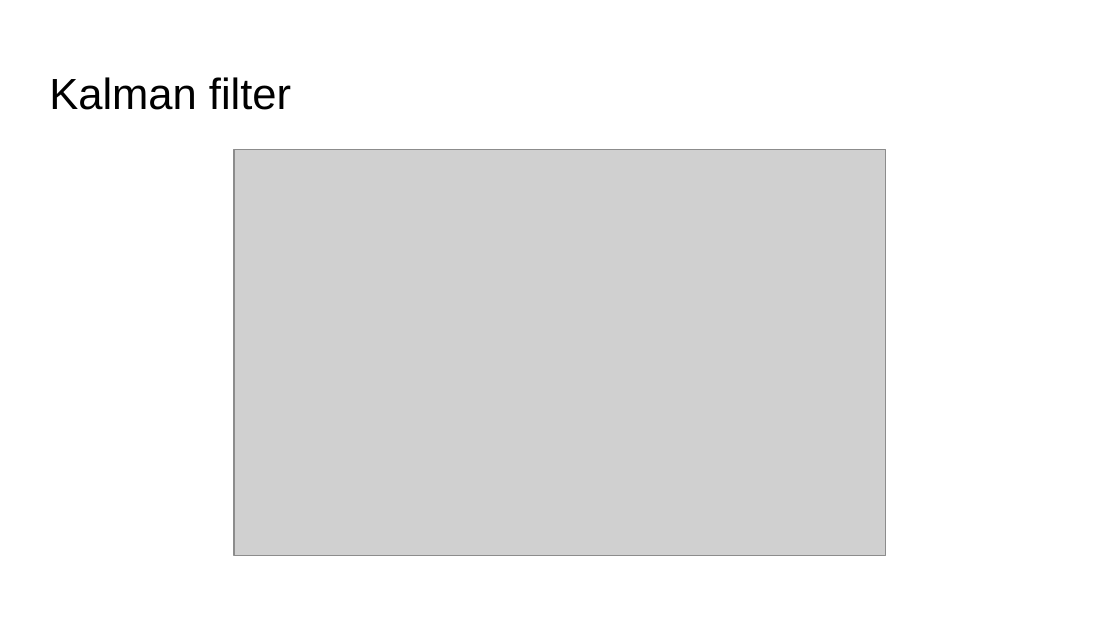
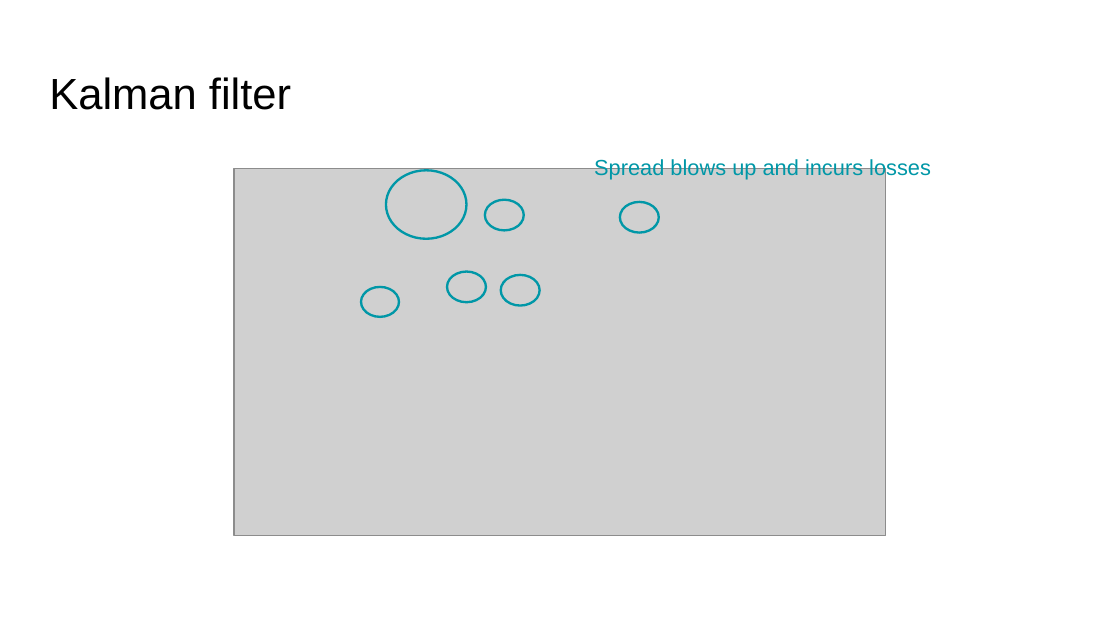
Before and after one commit to thtang/Pair-trading, a slide deck: slide 24 of Pair trading for Currencies.pptx (slide 23 before the commit). Drawn at 1120x630 pixels with LibreOffice and Linux fonts; fonts in the diff are those of the drawing; grey boxes stand for pictures. Boxes give left, top, right and bottom in pixels: in the first picture for what was removed or moved away, otherwise in the second. Text is boxed around its words. In the diff, an @@ line names an element or a change of style, - is before the commit and + after.

```diff
--- a/Pair trading for Currencies.pptx
+++ b/Pair trading for Currencies.pptx
@@ picture: place and size @@
-picture at bbox=[234, 149, 886, 556]
+picture at bbox=[234, 169, 886, 536]
@@ ellipse added at bbox=[386, 170, 467, 239], outline #0097A7 1.5 pt @@
@@ text added at bbox=[594, 157, 931, 179], 14 pt, text #0097A7 @@
+Spread blows up and incurs losses
@@ ellipse added at bbox=[485, 199, 524, 230], outline #0097A7 1.5 pt @@
@@ ellipse added at bbox=[620, 202, 660, 232], outline #0097A7 1.5 pt @@
@@ ellipse added at bbox=[361, 287, 399, 317], outline #0097A7 1.5 pt @@
@@ ellipse added at bbox=[447, 271, 486, 301], outline #0097A7 1.5 pt @@
@@ ellipse added at bbox=[501, 274, 540, 305], outline #0097A7 1.5 pt @@
```
Also in this commit, not shown: 14 other slides changed, 5 slides added, 20 other files.
